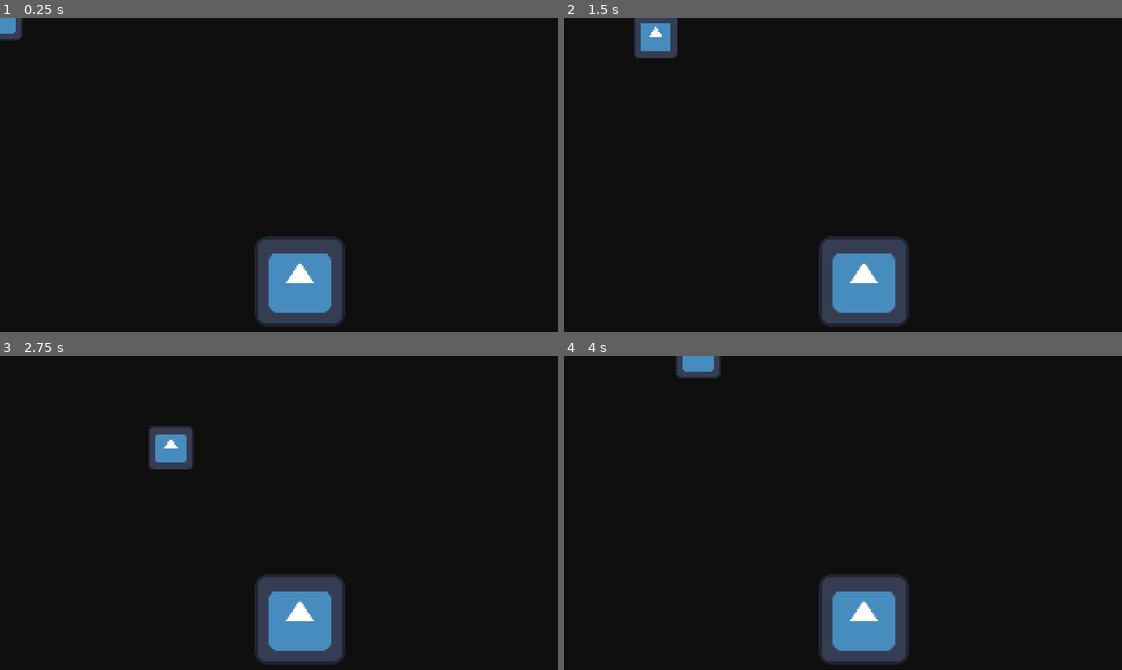
Above: before the commit, frames 1-4 (two rows, left to right).
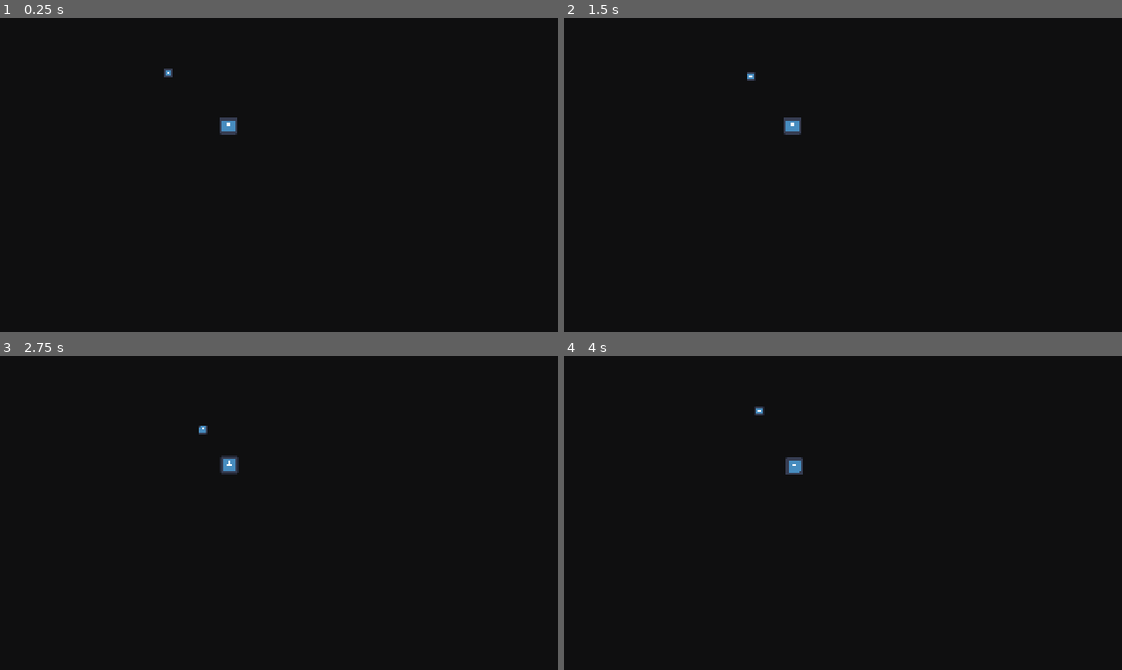
Above: after the commit, the same moments.

Repository: CrankyCranton/Godot-Jam-3
Game: Godot game, scene res://test.tscn
Same seed, same stepped clock (60 frames per second), same inputs: the game is played once before the commit and once after it. The project has no main scene, so this scene is started directly. The engine's default icon, where the game draws it, is replaced by a stand-in: a white triangle on a blue panel in a dark square.
Inputs:
- Up to frame 1 (0.25 s): no input
- Up to frame 2 (1.5 s): tap Enter at 0.5 s; hold Right (ui_right) 0.53-1.28 s; hold Down (ui_down) from 1.28 s (still down)
- Up to frame 3 (2.75 s): release Down (ui_down) at 2.03 s; hold Right (ui_right) from 2.03 s (still down)
- Up to frame 4 (4 s): release Right (ui_right) at 2.78 s; hold Up (ui_up) 2.78-3.53 s; hold Left (ui_left) from 3.53 s (still down)

The runs differ from the first frame. In frame 1, 5.1% of the frame differs, in the area x 0-62%, y 0-99%; in frame 2, 5.8%; in frame 3, 5.9%, in the area x 26-62%, y 22-99%; in frame 4, 5.4%.

Commit message:
Fix alien walk behavior

Diff:
--- a/enemies/builder_alien/builder_alien.tscn
+++ b/enemies/builder_alien/builder_alien.tscn
@@ -3,7 +3,7 @@
 [ext_resource type="PackedScene" uid="uid://b78fe6gubyukd" path="res://components/state/state_machine.tscn" id="1_18hia"]
 [ext_resource type="Texture2D" uid="uid://b2eftip5kqblb" path="res://icon.svg" id="1_qglad"]
 [ext_resource type="Script" path="res://enemies/builder_alien/states/builderAvoid.gd" id="2_lw21r"]
-[ext_resource type="Script" path="res://builderIdle.gd" id="4_x6qwj"]
+[ext_resource type="Script" path="res://enemies/builder_alien/states/builderIdle.gd" id="4_x6qwj"]
 [ext_resource type="Script" path="res://enemies/builder_alien/states/builderMove.gd" id="5_71jhu"]
 
 [sub_resource type="CircleShape2D" id="CircleShape2D_n3wha"]
@@ -39,7 +39,7 @@
 script = ExtResource("5_71jhu")
 enemy_parent = NodePath("../..")
 navigation = NodePath("../../NavigationAgent2D")
-speed = 20
+speed = 100
 
 [node name="NavigationAgent2D" type="NavigationAgent2D" parent="."]
 
--- a/enemies/builder_alien/states/builderMove.gd
+++ b/enemies/builder_alien/states/builderMove.gd
@@ -17,15 +17,13 @@
 	var direction = Vector2()
 
 	navigation.target_position = target
-	direction = navigation.get_next_path_position() - enemy_parent.global_position
+	direction = enemy_parent.global_position.direction_to(navigation.get_next_path_position())
 	direction = direction.normalized()
 
-	enemy_parent.velocity = Vector2.ZERO
+	#enemy_parent.velocity = Vector2.ZERO
 	enemy_parent.velocity = direction * speed
 
-	if target.x - enemy_parent.global_position.x < 3:
-		get_point()
-	if target.y - enemy_parent.global_position.y < 3:
+	if enemy_parent.global_position.distance_to(target) < 3:
 		get_point()
 
 	enemy_parent.move_and_slide()
@@ -33,5 +31,6 @@
 func get_point():
 	var random_point = NavigationServer2D.region_get_random_point(navigation_region.get_rid(),1,false)
 
-	target.x = randf_range(-random_point.x,random_point.x)
-	target.y = randf_range(-random_point.y,random_point.y)
+	target = random_point
+	#target.x = randf_range(-random_point.x,random_point.x)
+	#target.y = randf_range(-random_point.y,random_point.y)
--- a/test.tscn
+++ b/test.tscn
@@ -18,3 +18,7 @@
 [node name="NavigationRegion2D" type="NavigationRegion2D" parent="." groups=["navigation"]]
 position = Vector2(-126, 446)
 navigation_polygon = SubResource("NavigationPolygon_rynre")
+
+[node name="Camera2D" type="Camera2D" parent="."]
+position = Vector2(317, 292)
+zoom = Vector2(0.2, 0.2)
